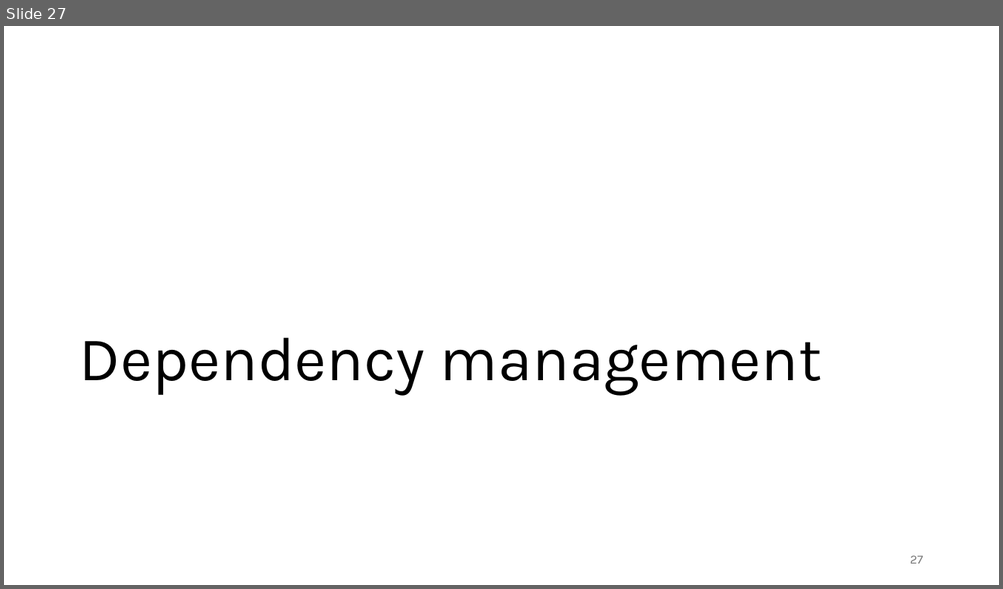
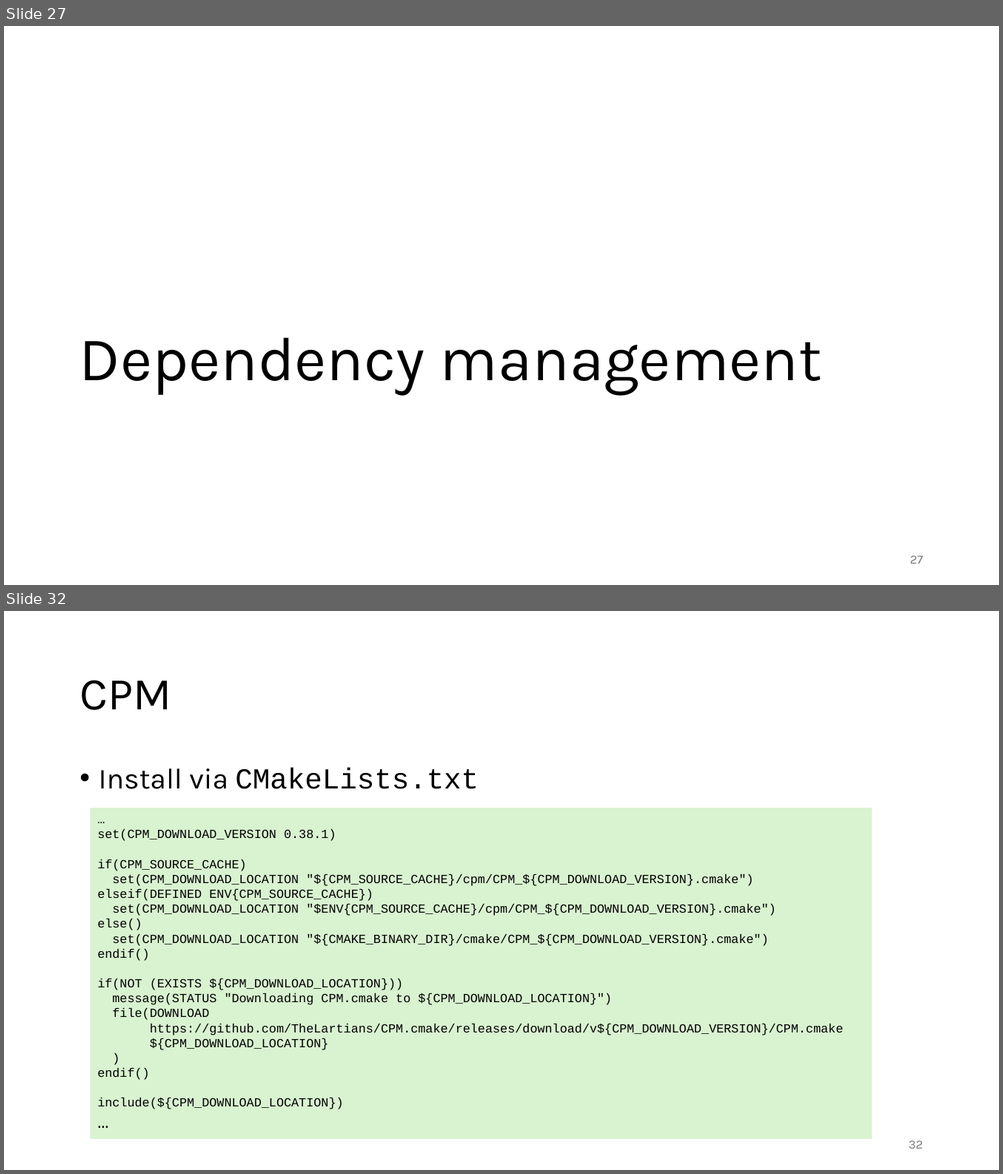
Before and after one commit to gjbex/C-plus-plus-software-engineering, a slide deck: cpp_software_engineering.pptx. Shown one above the other, each under a label of ours: slide 27 before the commit, slides 27 and 32 after it; the slides between them are not shown. The pictures are 1003x589 and 1003x1174 pixels, drawn with LibreOffice and Linux fonts; fonts in the diff are those of the drawing. Boxes give left, top, right and bottom in pixels: in the first picture for what was removed or moved away, otherwise in the second. Text is boxed around its words. In the diff, an @@ line names an element or a change of style, - is before the commit and + after.

```diff
--- a/cpp_software_engineering.pptx
+++ b/cpp_software_engineering.pptx
@@ slide 32 added at bbox=[4, 611, 999, 1170], background #FFFFFF @@
@@ title added at bbox=[79, 680, 171, 710], 44 pt, text #000000 @@
+CPM
@@ text added at bbox=[99, 768, 478, 789], 28 pt, text #000000 @@
+• Install via CMakeLists.txt
@@ rectangle added at bbox=[90, 808, 872, 1139], fill #D9F2D0, 12 pt, text #000000 @@
+…
+set(CPM_DOWNLOAD_VERSION 0.38.1)
+if(CPM_SOURCE_CACHE)
+set(CPM_DOWNLOAD_LOCATION "${CPM_SOURCE_CACHE}/cpm/CPM_${CPM_DOWNLOAD_VERSION}.cmake")
+elseif(DEFINED ENV{CPM_SOURCE_CACHE})
+set(CPM_DOWNLOAD_LOCATION "$ENV{CPM_SOURCE_CACHE}/cpm/CPM_${CPM_DOWNLOAD_VERSION}.cmake")
+else()
+set(CPM_DOWNLOAD_LOCATION "${CMAKE_BINARY_DIR}/cmake/CPM_${CPM_DOWNLOAD_VERSION}.cmake")
+endif()
+if(NOT (EXISTS ${CPM_DOWNLOAD_LOCATION}))
+message(STATUS "Downloading CPM.cmake to ${CPM_DOWNLOAD_LOCATION}")
+file(DOWNLOAD
+https://github.com/TheLartians/CPM.cmake/releases/download/v${CPM_DOWNLOAD_VERSION}/CPM.cmake
+${CPM_DOWNLOAD_LOCATION}
+)
+endif()
+include(${CPM_DOWNLOAD_LOCATION})
+…
@@ page number added at bbox=[908, 1141, 923, 1149], 12 pt, text #797979 @@
+32
```
Also in this commit, not shown: 6 slides changed, 6 other slides added.
